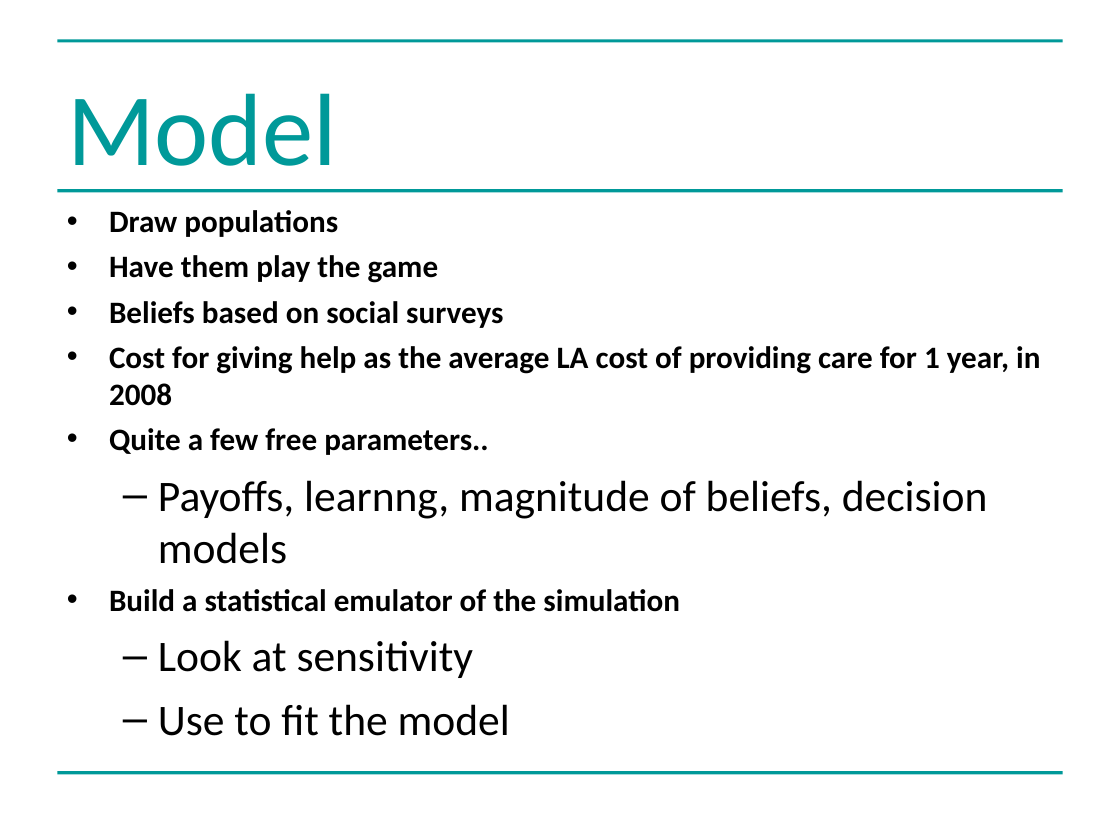
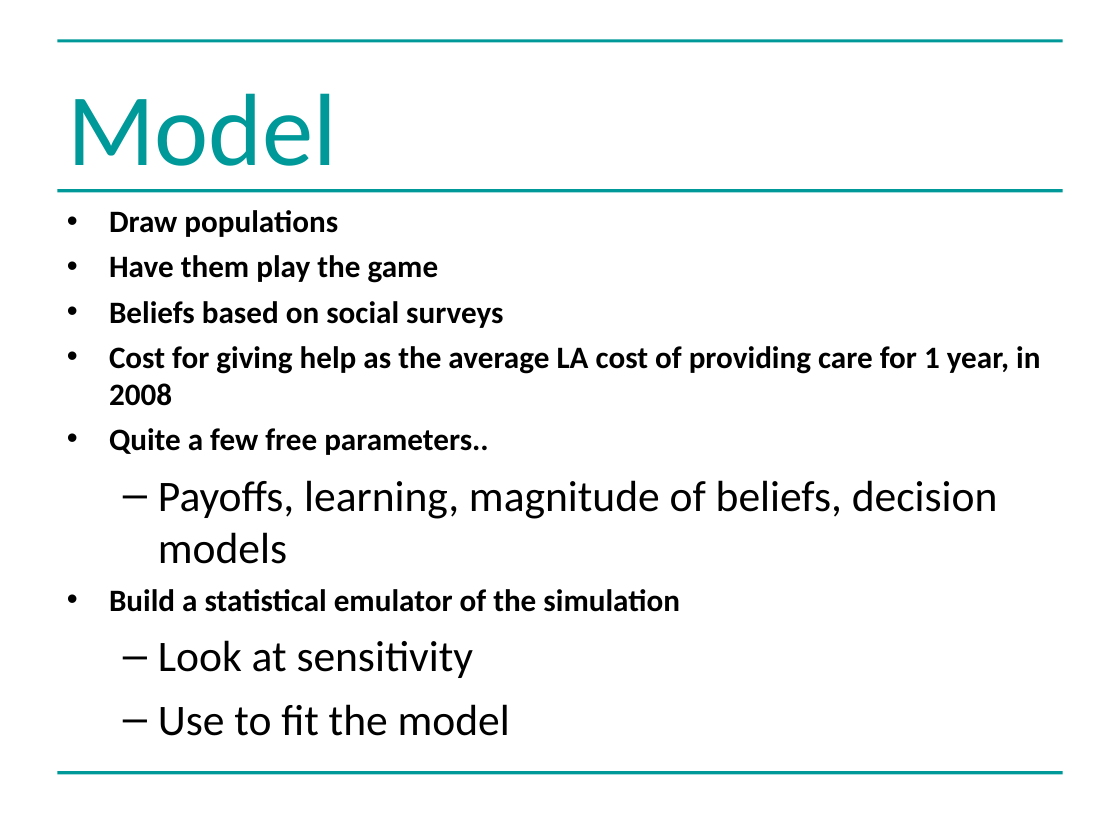
Before and after one commit to greenape/bsps2015, a slide deck: slide 14 of presentation/risky_aging_bsps.ppt. Drawn at 1120x840 pixels with LibreOffice and Linux fonts; fonts in the diff are those of the drawing. Boxes give left, top, right and bottom in pixels: in the first picture for what was removed or moved away, otherwise in the second. Text is boxed around its words. In the diff, an @@ line names an element or a change of style, - is before the commit and + after.

```diff
--- a/presentation/risky_aging_bsps.ppt
+++ b/presentation/risky_aging_bsps.ppt
@@ text at (158,480,998,564): text changed @@
-  – Payoffs, learnng, magnitude of beliefs, decision models
+  – Payoffs, learning, magnitude of beliefs, decision models
```
Also in this commit, not shown: 2 other slides changed.
